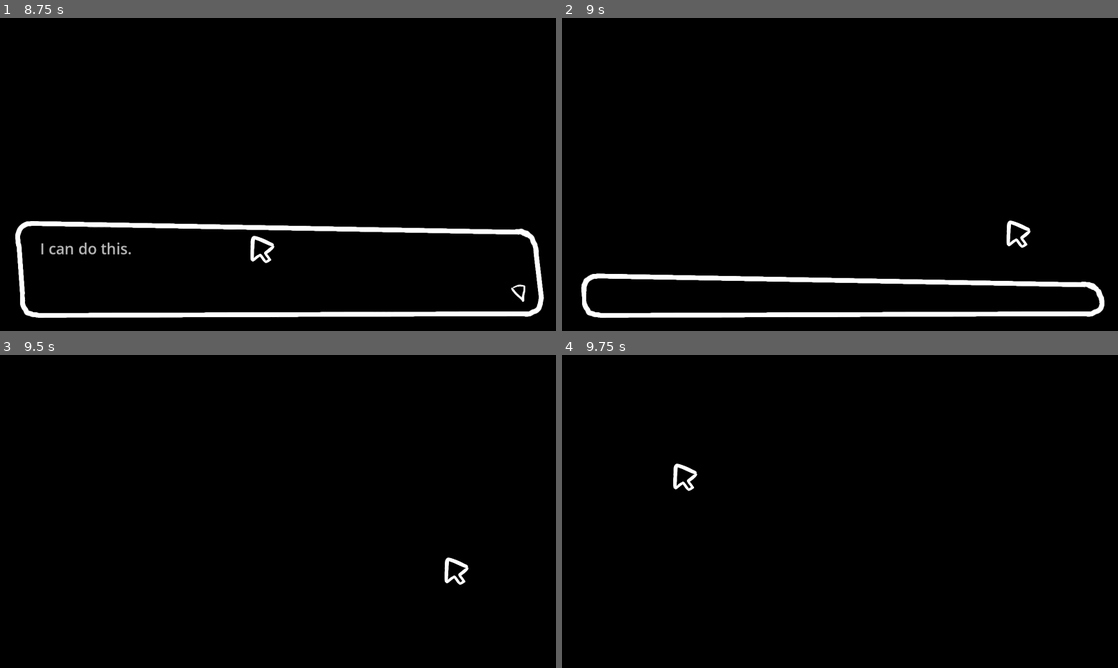
Above: before the commit, frames 1-4 (two rows, left to right).
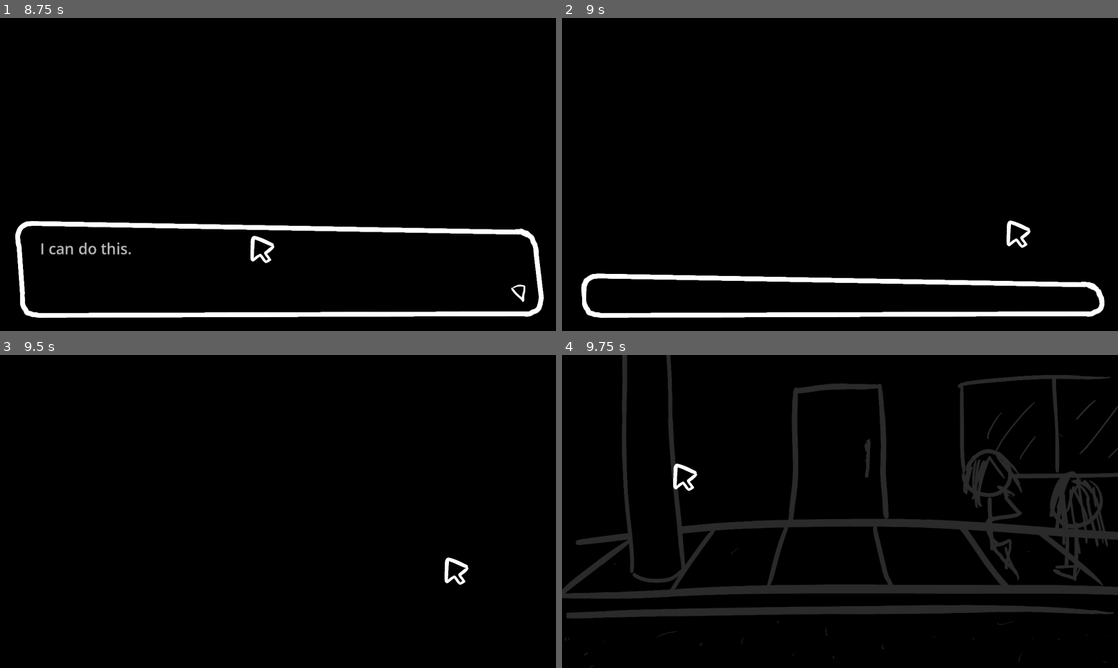
Above: after the commit, the same moments.

Repository: MarmadileManteater/Anxiety-Game
Game: Godot game, scene res://scenes/global/global.tscn
The game is run twice, just before and just after one commit, with the same random seed, the same clock (stepped at 60 frames per second) and the same inputs.
Inputs (mouse positions are in pixels of both pictures, inside the frame that each line leads up to):
- Up to frame 1 (8.75 s): click (278, 174) at 0.5 s; click (278, 118) at 1.25 s; click (278, 174) at 2 s; click (278, 118) at 2.75 s; click (278, 174) at 3.5 s; click (278, 118) at 4.25 s; click (278, 302) at 5 s; tap Enter at 5.75 s; move the mouse to (400, 158) at 5.77 s; click (400, 158) at 5.92 s; move the mouse to (166, 190) at 6.52 s; click (166, 190) at 6.67 s; move the mouse to (333, 105) at 7.27 s; click (333, 105) at 7.42 s; move the mouse to (250, 237) at 8.02 s; click (250, 237) at 8.17 s
- Up to frame 2 (9 s): tap Space at 8.75 s; move the mouse to (1006, 221) at 8.77 s; click (1006, 221) at 8.92 s
- Up to frame 3 (9.5 s): no input
- Up to frame 4 (9.75 s): tap Enter at 9.5 s; move the mouse to (673, 464) at 9.52 s; click (673, 464) at 9.67 s

Frames 1-3 are identical in both runs. In frame 4, 14% of the frame differs, in the area x 0-100%, y 0-100%.

Commit message:
Use car sfx with timings

Diff:
--- a/project/scenes/outside/outside.gd
+++ b/project/scenes/outside/outside.gd
@@ -21,13 +21,16 @@
 		)
 		$Dialog.done.connect(
 			func ():
-				Helpers.set_timeout(
-					func ():
+				$Car.stop()
+				$OutOfCar.play()
+				$OutOfCar.finished.connect(
+					func():
 						$Curtain/AnimationPlayer.play("fade")
 						enable_cursor_change.emit()
 						state.game_started = true
 						save()
-				, 1, self)
+				, ConnectFlags.CONNECT_ONE_SHOT)
+
 		, ConnectFlags.CONNECT_ONE_SHOT)
 
 func _on_clicked() -> void:
--- a/project/scenes/outside/outside.tscn
+++ b/project/scenes/outside/outside.tscn
@@ -5,7 +5,8 @@
 [ext_resource type="Texture2D" uid="uid://bybma16sshihy" path="res://assets/sprites/objects/flame.png" id="3_qbnsr"]
 [ext_resource type="PackedScene" uid="uid://ckyxxwa5kygcv" path="res://scenes/text_box/text_box.tscn" id="4_7fvn1"]
 [ext_resource type="PackedScene" uid="uid://bp3qljsfgqwsw" path="res://scenes/click_zone/click_zone.tscn" id="5_7fvn1"]
-[ext_resource type="AudioStream" uid="uid://c2bau0jnmnlqi" path="res://assets/effects/Car SFX - In Car w Music.wav" id="6_7jduf"]
+[ext_resource type="AudioStream" uid="uid://b5fa1ulrxwsjw" path="res://assets/sfx/Car SFX - In Car w Music.ogg" id="6_7jduf"]
+[ext_resource type="AudioStream" uid="uid://clsoop8lc6qo5" path="res://assets/sfx/Car SFX - Out of Car.ogg" id="7_albt5"]
 
 [sub_resource type="Animation" id="Animation_ile57"]
 length = 0.001
@@ -119,6 +120,9 @@
 [node name="Car" type="AudioStreamPlayer" parent="." unique_id=757932843]
 stream = ExtResource("6_7jduf")
 
+[node name="OutOfCar" type="AudioStreamPlayer" parent="." unique_id=1435577340]
+stream = ExtResource("7_albt5")
+
 [connection signal="clicked" from="Door" to="." method="_on_zone_clicked"]
 [connection signal="mouseoff" from="Door" to="." method="_on_zone_mouseoff"]
 [connection signal="mouseover" from="Door" to="." method="_on_zone_mouseover"]
Not shown, added: project/assets/sfx/Car SFX - In Car w Music.ogg.import
Not shown, added: project/assets/sfx/Car SFX - Out of Car.ogg.import
